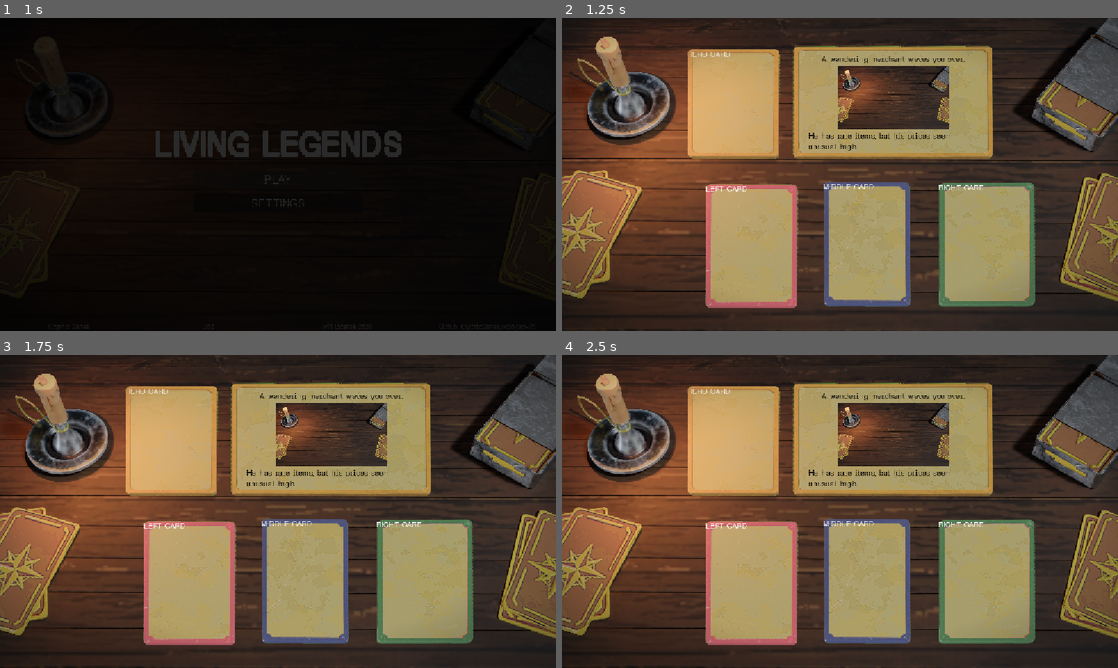
Above: before the commit, frames 1-4 (two rows, left to right).
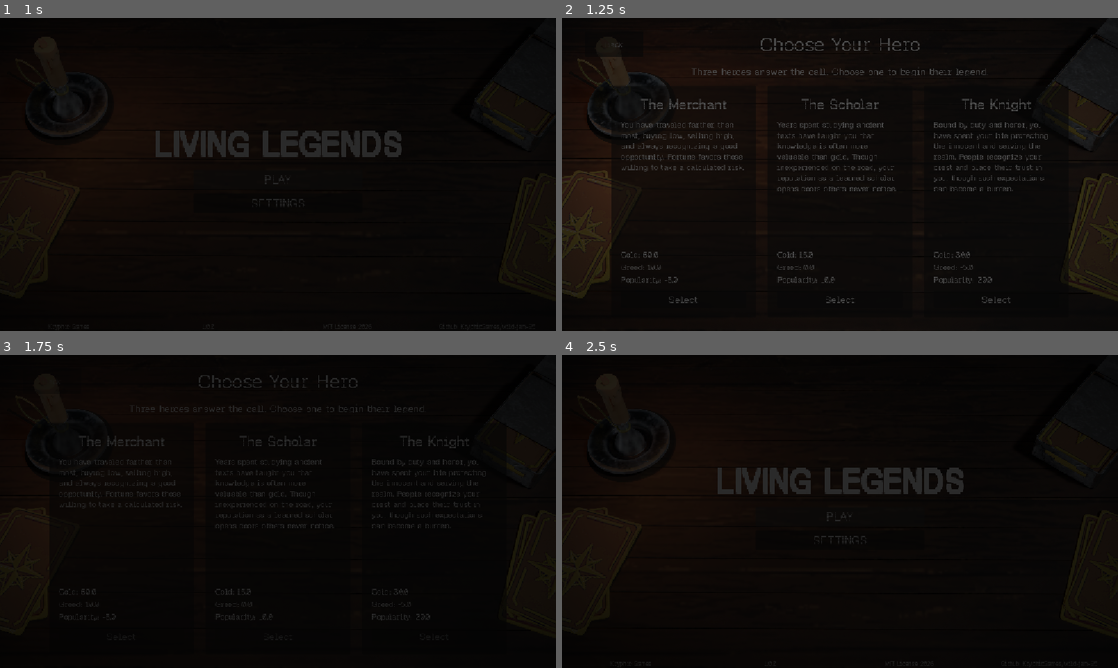
Above: after the commit, the same moments.

Repository: KryphicGames/wild-jam-95
Game: Godot game, scene res://scenes/main_menu.tscn
Same seed, same stepped clock (60 frames per second), same inputs: the game is played once before the commit and once after it. Sound files missing from this copy of the repository are replaced by a short silence.
Inputs (mouse positions are in pixels of both pictures, inside the frame that each line leads up to):
- Up to frame 1 (1 s): click "PLAY" at 0.5 s
- Up to frame 2 (1.25 s): no input
- Up to frame 3 (1.75 s): click (50, 380) at 1.25 s, where only the run after the commit has a clickable "Back"
- Up to frame 4 (2.5 s): click (840, 517) at 2 s, where only the run after the commit has a clickable "PLAY"

Frame 1 is identical in both runs. In frame 2, 95% of the frame differs, in the area x 0-100%, y 0-100%; in frame 3, 97%; in frame 4, 97%.

Commit message:
Implemented Hero Selection
@Intense, this adds the complete hero-selection flow so you do not have to build it yourself.

- Loads and validates hero JSON files
- Draws three unique heroes
- Displays each hero’s description and starting stats
- Allows the player to select one hero
- Carries the selected hero into the game
- Applies the hero’s Gold, Greed, Popularity, and starting flags
- Redirects the Play button through hero selection
- Handles invalid or missing hero data
- Documents the hero JSON format

I kept the feature separated into dedicated loader, scene, component, and documentation files. The only shared integration changes are in the main-menu navigation, game initialization, and autoload registration.

Diff:
--- /dev/null
+++ b/components/hero_choice_card.tscn
@@ -0,0 +1,62 @@
+[gd_scene load_steps=2 format=3]
+
+[ext_resource type="Script" path="res://scripts/components/hero_choice_card.gd" id="1_script"]
+
+[node name="HeroChoiceCard" type="PanelContainer"]
+custom_minimum_size = Vector2(300, 480)
+script = ExtResource("1_script")
+
+[node name="Margin" type="MarginContainer" parent="."]
+layout_mode = 2
+theme_override_constants/margin_left = 20
+theme_override_constants/margin_top = 20
+theme_override_constants/margin_right = 20
+theme_override_constants/margin_bottom = 20
+
+[node name="Contents" type="VBoxContainer" parent="Margin"]
+layout_mode = 2
+theme_override_constants/separation = 12
+
+[node name="Portrait" type="TextureRect" parent="Margin/Contents"]
+visible = false
+custom_minimum_size = Vector2(128, 128)
+layout_mode = 2
+size_flags_horizontal = 4
+texture_filter = 1
+expand_mode = 3
+stretch_mode = 5
+
+[node name="Title" type="Label" parent="Margin/Contents"]
+layout_mode = 2
+theme_override_font_sizes/font_size = 28
+text = "Hero"
+horizontal_alignment = 1
+
+[node name="Description" type="RichTextLabel" parent="Margin/Contents"]
+custom_minimum_size = Vector2(0, 170)
+layout_mode = 2
+size_flags_vertical = 3
+text = "Hero description"
+fit_content = false
+scroll_active = false
+
+[node name="Stats" type="VBoxContainer" parent="Margin/Contents"]
+layout_mode = 2
+theme_override_constants/separation = 4
+
+[node name="Gold" type="Label" parent="Margin/Contents/Stats"]
+layout_mode = 2
+text = "Gold: 0"
+
+[node name="Greed" type="Label" parent="Margin/Contents/Stats"]
+layout_mode = 2
+text = "Greed: 0"
+
+[node name="Popularity" type="Label" parent="Margin/Contents/Stats"]
+layout_mode = 2
+text = "Popularity: 0"
+
+[node name="Select" type="Button" parent="Margin/Contents"]
+layout_mode = 2
+theme_override_font_sizes/font_size = 20
+text = "Select"
--- a/project.godot
+++ b/project.godot
@@ -22,6 +22,7 @@
 AudioManager="*uid://b8g2ebupteg6p"
 Log="*uid://bwujdqpdk7ajr"
 CardLoader="*uid://op8gu7mqf4mf"
+HeroLoader="*res://scripts/heroes/hero_loader.gd"
 
 [display]
 
--- /dev/null
+++ b/scenes/hero_selection.tscn
@@ -0,0 +1,101 @@
+[gd_scene load_steps=6 format=3]
+
+[ext_resource type="Script" path="res://scripts/scenes/hero_selection.gd" id="1_script"]
+[ext_resource type="Texture2D" uid="uid://nmakvgr7t5ry" path="res://assets/textures/bg.png" id="2_background"]
+[ext_resource type="Shader" uid="uid://btixtusi73vku" path="res://shaders/vignette.gdshader" id="3_vignette"]
+[ext_resource type="PackedScene" uid="uid://cyk0ty5fwu5s2" path="res://components/fade.tscn" id="4_fade"]
+
+[sub_resource type="ShaderMaterial" id="ShaderMaterial_vignette"]
+shader = ExtResource("3_vignette")
+shader_parameter/alpha = 0.2
+shader_parameter/inner_radius = 0.73
+shader_parameter/outer_radius = 1.14
+
+[node name="HeroSelection" type="Control"]
+layout_mode = 3
+anchors_preset = 15
+anchor_right = 1.0
+anchor_bottom = 1.0
+grow_horizontal = 2
+grow_vertical = 2
+script = ExtResource("1_script")
+
+[node name="Background" type="TextureRect" parent="."]
+layout_mode = 1
+anchors_preset = 15
+anchor_right = 1.0
+anchor_bottom = 1.0
+grow_horizontal = 2
+grow_vertical = 2
+texture = ExtResource("2_background")
+expand_mode = 1
+
+[node name="Content" type="MarginContainer" parent="."]
+layout_mode = 1
+anchors_preset = 15
+anchor_right = 1.0
+anchor_bottom = 1.0
+grow_horizontal = 2
+grow_vertical = 2
+theme_override_constants/margin_left = 48
+theme_override_constants/margin_top = 32
+theme_override_constants/margin_right = 48
+theme_override_constants/margin_bottom = 32
+
+[node name="Layout" type="VBoxContainer" parent="Content"]
+layout_mode = 2
+theme_override_constants/separation = 16
+
+[node name="Header" type="HBoxContainer" parent="Content/Layout"]
+layout_mode = 2
+
+[node name="Back" type="Button" parent="Content/Layout/Header"]
+custom_minimum_size = Vector2(120, 0)
+layout_mode = 2
+text = "Back"
+
+[node name="Title" type="Label" parent="Content/Layout/Header"]
+layout_mode = 2
+size_flags_horizontal = 3
+theme_override_font_sizes/font_size = 40
+text = "Choose Your Hero"
+horizontal_alignment = 1
+
+[node name="HeaderSpacer" type="Control" parent="Content/Layout/Header"]
+custom_minimum_size = Vector2(120, 0)
+layout_mode = 2
+
+[node name="Instructions" type="Label" parent="Content/Layout"]
+layout_mode = 2
+theme_override_font_sizes/font_size = 20
+text = "Three heroes answer the call. Choose one to begin their legend."
+horizontal_alignment = 1
+
+[node name="Cards" type="CenterContainer" parent="Content/Layout"]
+layout_mode = 2
+size_flags_vertical = 3
+
+[node name="HeroChoices" type="HBoxContainer" parent="Content/Layout/Cards"]
+layout_mode = 2
+theme_override_constants/separation = 24
+
+[node name="Status" type="Label" parent="Content/Layout"]
+visible = false
+layout_mode = 2
+theme_override_colors/font_color = Color(1, 0.45, 0.45, 1)
+theme_override_font_sizes/font_size = 18
+horizontal_alignment = 1
+
+[node name="Vignette" type="ColorRect" parent="."]
+material = SubResource("ShaderMaterial_vignette")
+layout_mode = 1
+anchors_preset = 15
+anchor_right = 1.0
+anchor_bottom = 1.0
+grow_horizontal = 2
+grow_vertical = 2
+mouse_filter = 2
+
+[node name="Fade" parent="." instance=ExtResource("4_fade")]
+visible = false
+layout_mode = 1
--- /dev/null
+++ b/scripts/components/hero_choice_card.gd
@@ -0,0 +1,49 @@
+class_name HeroChoiceCard
+extends PanelContainer
+
+signal hero_selected(hero_id: String)
+
+@onready var portrait: TextureRect = $Margin/Contents/Portrait
+@onready var title_label: Label = $Margin/Contents/Title
+@onready var description_label: RichTextLabel = $Margin/Contents/Description
+@onready var gold_label: Label = $Margin/Contents/Stats/Gold
+@onready var greed_label: Label = $Margin/Contents/Stats/Greed
+@onready var popularity_label: Label = $Margin/Contents/Stats/Popularity
+@onready var select_button: Button = $Margin/Contents/Select
+
+var hero_id := ""
+
+
+func _ready() -> void:
+	select_button.pressed.connect(_on_select_pressed)
+
+
+func present(hero: Dictionary) -> void:
+	hero_id = str(hero.id)
+	title_label.text = str(hero.title)
+	description_label.text = str(hero.description)
+	gold_label.text = "Gold: " + str(hero.starting_stats.gold)
+	greed_label.text = "Greed: " + str(hero.starting_stats.greed)
+	popularity_label.text = "Popularity: " + str(hero.starting_stats.popularity)
+
+	var image_path := str(hero.image)
+	if image_path.is_empty():
+		portrait.hide()
+		return
+
+	var texture := load(image_path) as Texture2D
+	if texture == null:
+		portrait.hide()
+		return
+	portrait.texture = texture
+	portrait.show()
+
+
+func set_selection_enabled(enabled: bool) -> void:
+	select_button.disabled = !enabled
+
+
+func _on_select_pressed() -> void:
+	if hero_id.is_empty():
+		return
+	hero_selected.emit(hero_id)
--- a/scripts/game.gd
+++ b/scripts/game.gd
@@ -1,4 +1,6 @@
 extends Control
+
+const HERO_SELECTION_SCENE := "res://scenes/hero_selection.tscn"
 
 @export var loggerPrefix = "Game"
 
@@ -8,15 +10,31 @@
 
 @export var flags: Array = []
 
+@export var current_hero: Dictionary = {}
 @export var current_card: Dictionary = {}
 
 
 func _ready():
 	randomize()
+	if !_initialize_hero():
+		return
 	CardLoader.load_cards()
 	next_card()
-	next_card()
-	next_card()
+
+
+func _initialize_hero() -> bool:
+	current_hero = HeroLoader.get_selected_hero()
+	if current_hero.is_empty():
+		Log.Error("The game cannot begin without a selected hero.", loggerPrefix)
+		get_tree().call_deferred("change_scene_to_file", HERO_SELECTION_SCENE)
+		return false
+
+	gold = int(current_hero.starting_stats.gold)
+	greed = int(current_hero.starting_stats.greed)
+	popularity = int(current_hero.starting_stats.popularity)
+	flags = current_hero.starting_flags.duplicate(true)
+	Log.Info("Starting game as " + str(current_hero.title) + ".", loggerPrefix)
+	return true
 
 
 func next_card():
--- /dev/null
+++ b/scripts/heroes/hero_loader.gd
@@ -0,0 +1,192 @@
+extends Node
+
+const HERO_DIRECTORY := "res://heroes"
+const REQUIRED_FIELDS := [
+	"id",
+	"title",
+	"description",
+	"image",
+	"starting_stats",
+	"starting_flags"
+]
+const REQUIRED_STATS := ["gold", "greed", "popularity"]
+
+@export var logger_prefix := "HeroLoader"
+
+var heroes: Array[Dictionary] = []
+var selected_hero: Dictionary = {}
+
+var _random := RandomNumberGenerator.new()
+var _drawn_heroes: Array[Dictionary] = []
+
+
+func _ready() -> void:
+	_random.randomize()
+
+
+func load_heroes() -> bool:
+	heroes.clear()
+	_drawn_heroes.clear()
+
+	var directory := DirAccess.open(HERO_DIRECTORY)
+	if directory == null:
+		Log.Error("Couldn't open " + HERO_DIRECTORY + "/", logger_prefix)
+		return false
+
+	var file_names: Array[String] = []
+	directory.list_dir_begin()
+	while true:
+		var file_name := directory.get_next()
+		if file_name.is_empty():
+			break
+		if directory.current_is_dir() || !file_name.ends_with(".json"):
+			continue
+		file_names.append(file_name)
+	directory.list_dir_end()
+	file_names.sort()
+
+	var loaded_ids: Dictionary = {}
+	for file_name in file_names:
+		var path := HERO_DIRECTORY + "/" + file_name
+		var hero := _load_hero(path)
+		if hero.is_empty():
+			continue
+
+		var hero_id: String = hero.id
+		if loaded_ids.has(hero_id):
+			Log.Error("Duplicate hero id '" + hero_id + "' in " + path, logger_prefix)
+			continue
+
+		loaded_ids[hero_id] = true
+		heroes.append(hero)
+
+	Log.Info("Loaded " + str(heroes.size()) + " heroes.", logger_prefix)
+	return !heroes.is_empty()
+
+
+func draw_random_heroes(count: int = 3) -> Array[Dictionary]:
+	var drawn_heroes: Array[Dictionary] = []
+	_drawn_heroes.clear()
+	if count <= 0:
+		Log.Error("Hero draw count must be greater than zero.", logger_prefix)
+		return drawn_heroes
+	if heroes.size() < count:
+		Log.Error(
+			"Cannot draw " + str(count) + " unique heroes; only "
+			+ str(heroes.size()) + " valid heroes are loaded.",
+			logger_prefix
+		)
+		return drawn_heroes
+
+	var candidates: Array[Dictionary] = []
+	for hero in heroes:
+		candidates.append(hero.duplicate(true))
+	for index in range(candidates.size() - 1, 0, -1):
+		var swap_index := _random.randi_range(0, index)
+		var candidate := candidates[index]
+		candidates[index] = candidates[swap_index]
+		candidates[swap_index] = candidate
+
+	for index in range(count):
+		var hero: Dictionary = candidates[index].duplicate(true)
+		_drawn_heroes.append(hero)
+		drawn_heroes.append(hero.duplicate(true))
+	return drawn_heroes
+
+
+func select_hero(hero_id: String) -> bool:
+	if !selected_hero.is_empty():
+		Log.Warn("A hero has already been selected for this run.", logger_prefix)
+		return false
+
+	for hero in _drawn_heroes:
+		if hero.id != hero_id:
+			continue
+		selected_hero = hero.duplicate(true)
+		Log.Info("Selected hero: " + str(selected_hero.title), logger_prefix)
+		return true
+
+	Log.Error("Cannot select hero id '" + hero_id + "' because it was not drawn.", logger_prefix)
+	return false
+
+
+func get_selected_hero() -> Dictionary:
+	return selected_hero.duplicate(true)
+
+
+func clear_selection() -> void:
+	selected_hero.clear()
+	_drawn_heroes.clear()
+
+
+func _load_hero(path: String) -> Dictionary:
+	var text := FileAccess.get_file_as_string(path)
+	var json := JSON.new()
+	if json.parse(text) != OK:
+		Log.Error(
+			"Invalid JSON in " + path + " at line " + str(json.get_error_line())
+			+ ": " + json.get_error_message(),
+			logger_prefix
+		)
+		return {}
+	if typeof(json.data) != TYPE_DICTIONARY:
+		Log.Error("Hero file must contain a JSON object: " + path, logger_prefix)
+		return {}
+
+	var hero: Dictionary = json.data
+	if !_is_valid_hero(hero, path):
+		return {}
+	return hero.duplicate(true)
+
+
+func _is_valid_hero(hero: Dictionary, path: String) -> bool:
+	for field in REQUIRED_FIELDS:
+		if !hero.has(field):
+			Log.Error("Missing hero field '" + field + "' in " + path, logger_prefix)
+			return false
+
+	if typeof(hero.id) != TYPE_STRING || hero.id.strip_edges().is_empty():
+		Log.Error("Hero id must be a non-empty string in " + path, logger_prefix)
+		return false
+	var valid_id_characters := "abcdefghijklmnopqrstuvwxyz0123456789_"
+	for character in hero.id:
+		if !valid_id_characters.contains(character):
+			Log.Error(
+				"Hero id may only contain lowercase letters, numbers, and underscores in " + path,
+				logger_prefix
+			)
+			return false
+	if typeof(hero.title) != TYPE_STRING || hero.title.strip_edges().is_empty():
+		Log.Error("Hero title must be a non-empty string in " + path, logger_prefix)
+		return false
+	if typeof(hero.description) != TYPE_STRING || hero.description.strip_edges().is_empty():
+		Log.Error("Hero description must be a non-empty string in " + path, logger_prefix)
+		return false
+	if typeof(hero.image) != TYPE_STRING:
+		Log.Error("Hero image must be a string in " + path, logger_prefix)
+		return false
+	if !hero.image.is_empty() && !ResourceLoader.exists(hero.image):
+		Log.Error("Hero image does not exist: " + str(hero.image), logger_prefix)
+		return false
+
+	if typeof(hero.starting_stats) != TYPE_DICTIONARY:
+		Log.Error("Hero starting_stats must be an object in " + path, logger_prefix)
+		return false
+	for stat in REQUIRED_STATS:
+		if !hero.starting_stats.has(stat):
+			Log.Error("Missing starting stat '" + stat + "' in " + path, logger_prefix)
+			return false
+		var value = hero.starting_stats[stat]
+		if typeof(value) != TYPE_INT && typeof(value) != TYPE_FLOAT:
+			Log.Error("Starting stat '" + stat + "' must be numeric in " + path, logger_prefix)
+			return false
+
+	if typeof(hero.starting_flags) != TYPE_ARRAY:
+		Log.Error("Hero starting_flags must be an array in " + path, logger_prefix)
+		return false
+	for flag in hero.starting_flags:
+		if typeof(flag) != TYPE_STRING || flag.strip_edges().is_empty():
+			Log.Error("Hero flags must be non-empty strings in " + path, logger_prefix)
+			return false
+
+	return true
--- /dev/null
+++ b/scripts/scenes/hero_selection.gd
@@ -0,0 +1,80 @@
+extends Control
+
+const HERO_COUNT := 3
+const HERO_CHOICE_CARD := preload("res://components/hero_choice_card.tscn")
+const GAME_SCENE := "res://scenes/game.tscn"
+const MAIN_MENU_SCENE := "res://scenes/main_menu.tscn"
+
+@export var logger_prefix := "HeroSelection"
+
+@onready var choices_container: HBoxContainer = $Content/Layout/Cards/HeroChoices
+@onready var status_label: Label = $Content/Layout/Status
+@onready var back_button: Button = $Content/Layout/Header/Back
+@onready var fade_rect: ColorRect = $Fade
+@onready var fade_player: AnimationPlayer = $Fade/AnimationPlayer
+
+var _choice_cards: Array[HeroChoiceCard] = []
+var _selection_in_progress := false
+
+
+func _ready() -> void:
+	fade_rect.show()
+	fade_player.play("fade-in")
+	back_button.pressed.connect(_on_back_pressed)
+	HeroLoader.clear_selection()
+
+	if !HeroLoader.load_heroes():
+		_show_error("No valid heroes could be loaded.")
+		return
+
+	var drawn_heroes := HeroLoader.draw_random_heroes(HERO_COUNT)
+	if drawn_heroes.size() != HERO_COUNT:
+		_show_error("At least three valid heroes are required to begin.")
+		return
+
+	for hero in drawn_heroes:
+		var choice_card := HERO_CHOICE_CARD.instantiate() as HeroChoiceCard
+		choices_container.add_child(choice_card)
+		choice_card.present(hero)
+		choice_card.hero_selected.connect(_on_hero_selected)
+		_choice_cards.append(choice_card)
+
+
+func _on_hero_selected(hero_id: String) -> void:
+	if _selection_in_progress:
+		return
+	if !HeroLoader.select_hero(hero_id):
+		_show_error("That hero could not be selected.")
+		return
+
+	_selection_in_progress = true
+	_set_choices_enabled(false)
+	back_button.disabled = true
+	fade_rect.show()
+	fade_player.play("fade-out")
+	await fade_player.animation_finished
+	get_tree().change_scene_to_file(GAME_SCENE)
+
+
+func _on_back_pressed() -> void:
+	if _selection_in_progress:
+		return
+	_selection_in_progress = true
+	HeroLoader.clear_selection()
+	_set_choices_enabled(false)
+	back_button.disabled = true
+	fade_rect.show()
+	fade_player.play("fade-out")
+	await fade_player.animation_finished
+	get_tree().change_scene_to_file(MAIN_MENU_SCENE)
+
+
+func _set_choices_enabled(enabled: bool) -> void:
+	for choice_card in _choice_cards:
+		choice_card.set_selection_enabled(enabled)
+
+
+func _show_error(message: String) -> void:
+	Log.Error(message, logger_prefix)
+	status_label.text = message
+	status_label.show()
--- a/scripts/scenes/main_menu.gd
+++ b/scripts/scenes/main_menu.gd
@@ -23,4 +23,4 @@
 	FadeRect.show()
 	Fade.play("fade-out")
 	await Fade.animation_finished
-	get_tree().change_scene_to_file("res://scenes/game.tscn")
+	get_tree().change_scene_to_file("res://scenes/hero_selection.tscn")
Not shown, added: scripts/components/hero_choice_card.gd.uid
Not shown, added: scripts/heroes/hero_loader.gd.uid
Not shown, added: scripts/scenes/hero_selection.gd.uid
Not shown, added: docs/hero-format.md
